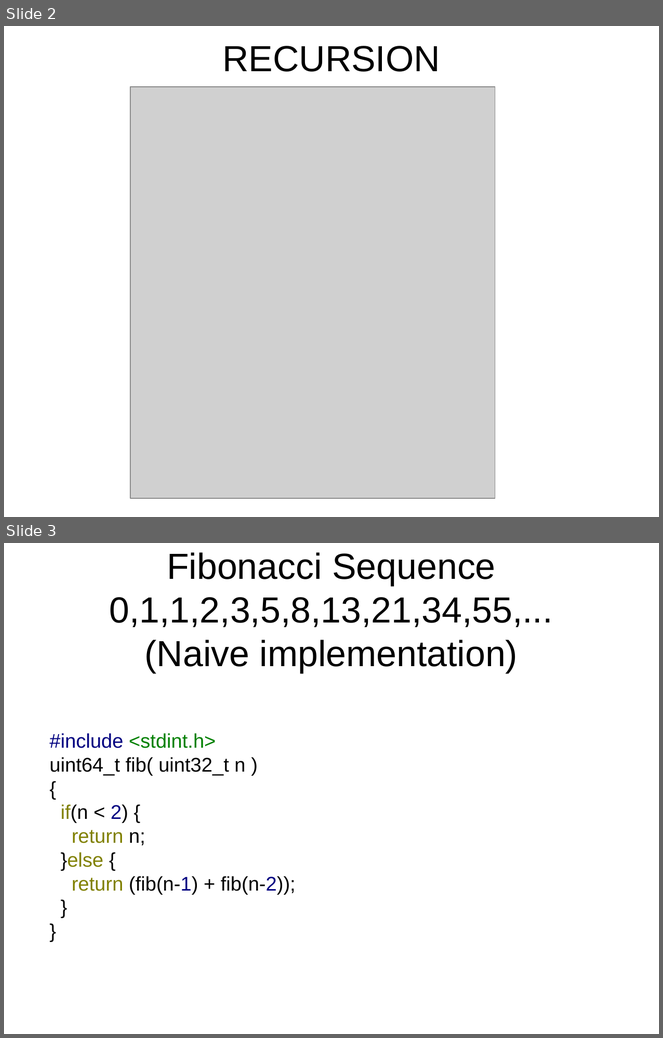
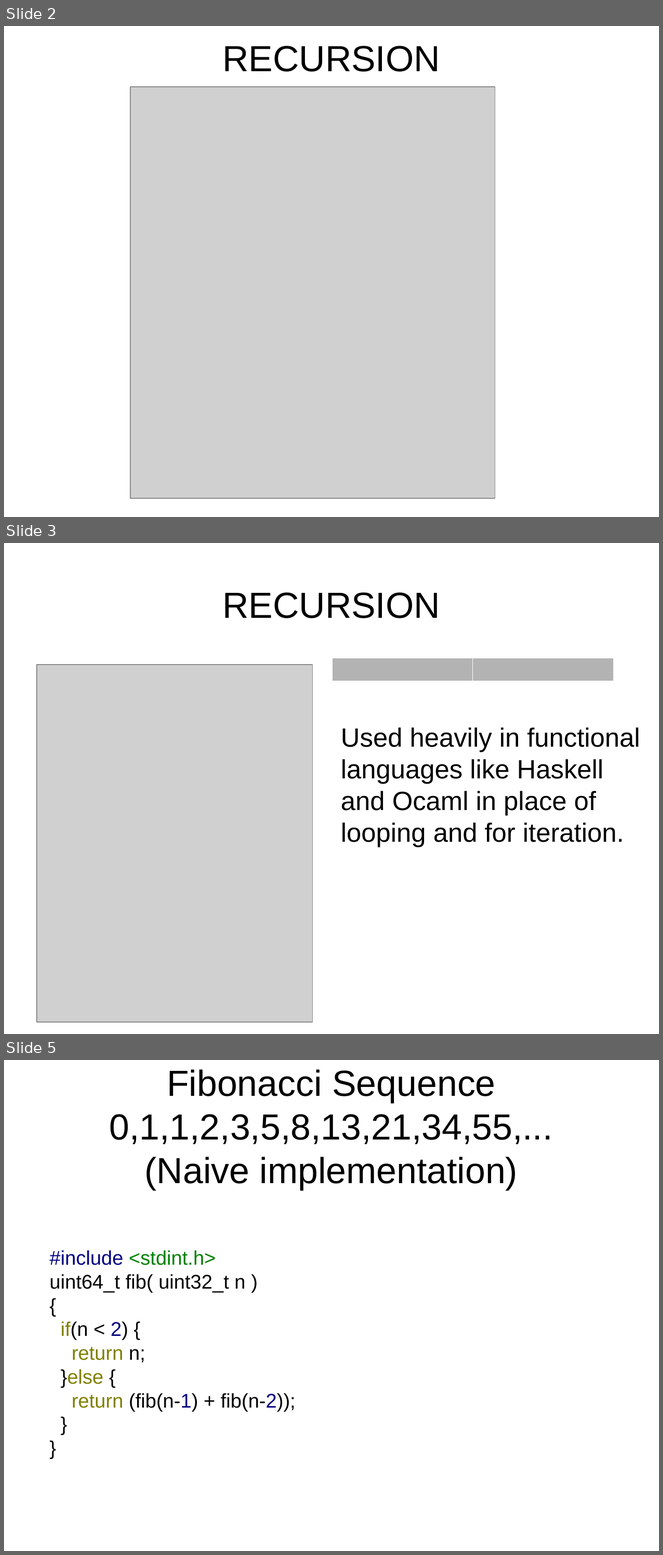
Before and after one commit to philtomson/TCO_in_gcc_talk, a slide deck: TCO_in_gcc.odp. Shown one above the other, each under a label of ours: slides 2 and 3 before the commit, slides 2, 3 and 5 after it; the slides between them are not shown. The pictures are 663x1038 and 663x1555 pixels, drawn with LibreOffice and Linux fonts; fonts in the diff are those of the drawing; grey boxes stand for pictures. Boxes give left, top, right and bottom in pixels: in the first picture for what was removed or moved away, otherwise in the second. Text is boxed around its words. In the diff, an @@ line names an element or a change of style, - is before the commit and + after.

```diff
--- a/TCO_in_gcc.odp
+++ b/TCO_in_gcc.odp
@@ slide 3 added at [4, 543, 659, 1034], background #FFFFFF @@
@@ title added at [222, 592, 440, 618], 44 pt, text #000000 @@
+RECURSION
@@ picture added at [37, 665, 313, 1023] @@
@@ table added at [332, 658, 614, 680], 1 rows, 2 columns @@
+ | 
@@ text added at [341, 728, 640, 848], 32 pt, text #000000 @@
+Used heavily in functional languages like Haskell and Ocaml in place of looping and for iteration.
@@ what was slide 3 is now slide 5 @@
```
Also in this commit, not shown: 1 slide changed, 3 other slides added, 3 other files.
